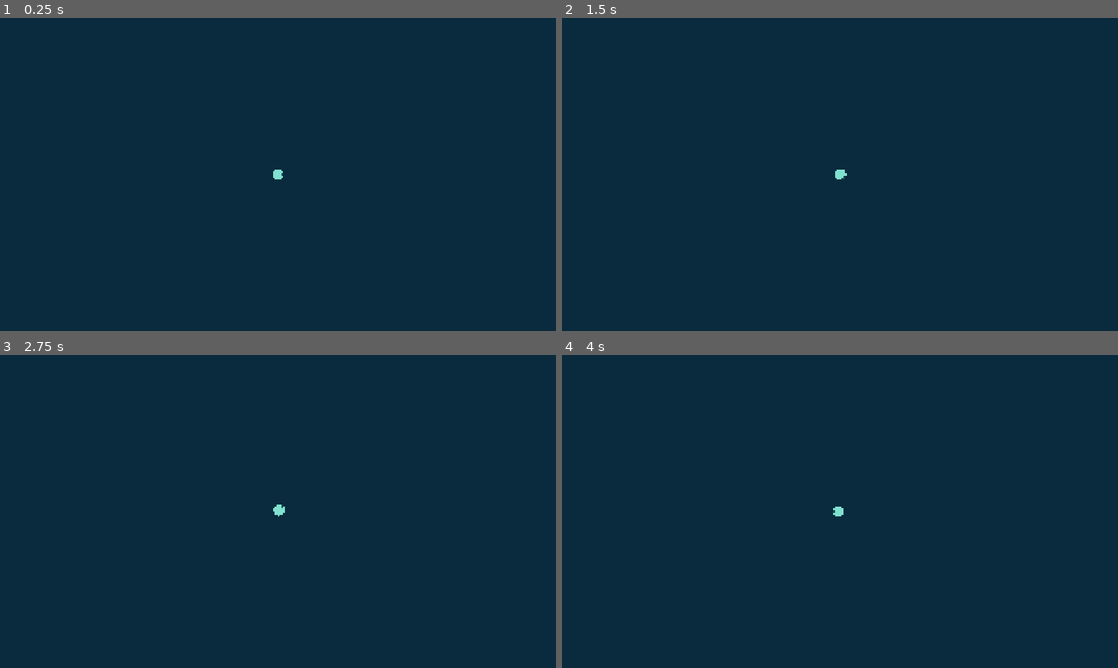
Above: before the commit, frames 1-4 (two rows, left to right).
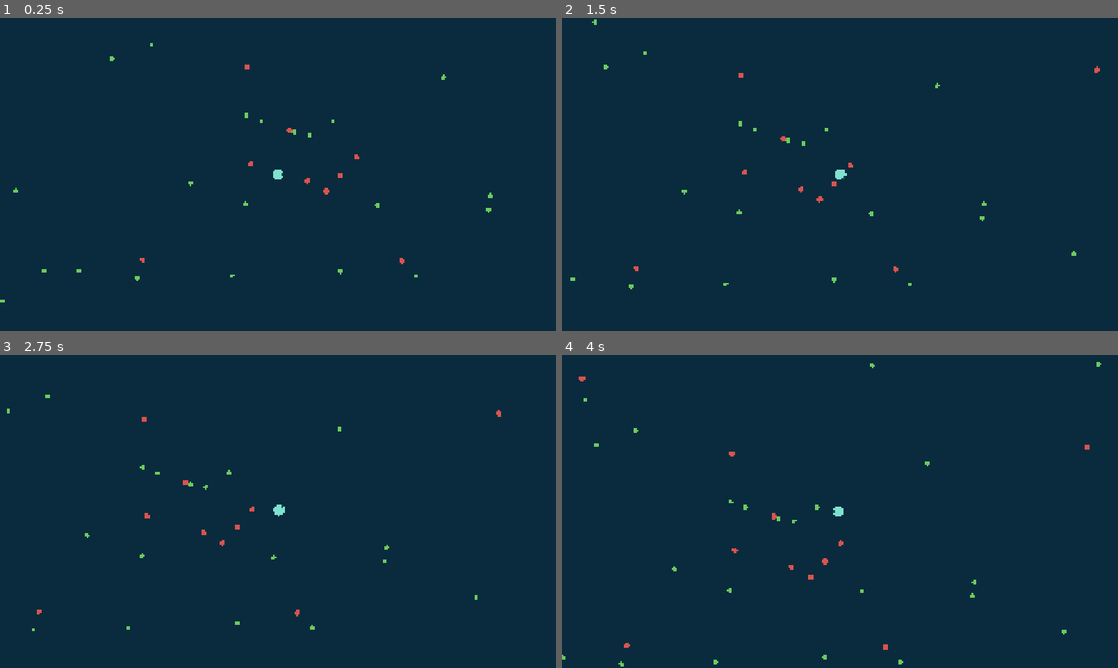
Above: after the commit, the same moments.

Repository: Mayo73/agenthub-backup
Game: Godot game, scene res://scenes/main.tscn
The game is run twice, just before and just after one commit, with the same random seed, the same clock (stepped at 60 frames per second) and the same inputs.
Inputs (mouse positions are in pixels of both pictures, inside the frame that each line leads up to):
- Up to frame 1 (0.25 s): no input
- Up to frame 2 (1.5 s): tap Enter at 0.5 s; move the mouse to (962, 158) at 0.52 s; hold D (rechts) 0.53-1.25 s; tap W (hoch) at 0.6 s; click (962, 158) at 0.67 s; drag from (728, 190) to (812, 237) at 1.27 s
- Up to frame 3 (2.75 s): move the mouse to (333, 442) at 2.02 s; press the mouse at (333, 442) at 2.03 s; hold D (rechts) from 2.03 s (still down)
- Up to frame 4 (4 s): release D (rechts) at 2.75 s; release the mouse at (895, 442) at 2.75 s; drag from (812, 574) to (673, 464) at 2.77 s; move the mouse to (1006, 558) at 3.52 s; hold A (links) from 3.53 s (still down); tap S (runter) at 3.6 s

The runs differ from the first frame. In frame 1, 0.3% of the frame differs, in the area x 0-89%, y 8-91%; in frame 2, 0.3%; in frame 3, 0.3%; in frame 4, 0.4%, in the area x 0-97%, y 2-100%.

Commit message:
T-0088: Nahrung zeichnen und im Spiel fressen
Erstellt vom lokalen Agent (Modell qwen3.5:35b-a3b, Versuch 1 von 5).

Diff:
--- /dev/null
+++ b/scripts/food_view.gd
@@ -0,0 +1,19 @@
+class_name FoodView
+extends Node2D
+## Zeichnet alle Nahrungsstücke eines FoodField (Platzhalter: Kreise).
+
+const PLANT_COLOR := Color(0.42, 0.8, 0.37)
+const MEAT_COLOR := Color(0.85, 0.33, 0.31)
+
+var field: FoodField
+
+
+func _process(_delta: float) -> void:
+	queue_redraw()
+
+
+func _draw() -> void:
+	if field == null:
+		return
+	for item in field.items:
+		draw_circle(item.position, item.radius, PLANT_COLOR if item.kind == Diet.PFLANZE else MEAT_COLOR)
--- a/scripts/main.gd
+++ b/scripts/main.gd
@@ -1,11 +1,16 @@
 extends Node2D
 ## Hauptszene der Zellenphase. Verdrahtet Spielerzelle, Nahrung, KI-Zellen, Kamera und HUD.
 ## Die Logik steckt in RefCounted-Klassen unter scripts/, hier nur Verdrahtung.
+
+const MOUTH_REACH := 4.0
 
 @onready var world: Node2D = $World
 @onready var camera: Camera2D = $Camera
 
 var player: PlayerCell
+var progress := CellProgress.new()
+var food := FoodField.new(7)
+var food_view: FoodView
 
 
 func _ready() -> void:
@@ -14,6 +19,30 @@
 	player.name = "Player"
 	world.add_child(player)
 	camera.zoom = Vector2.ONE * CameraZoom.target_for_radius(player.radius)
+	food.spawn_around(Vector2.ZERO, 60, 60.0, 900.0, 0.3)
+	food_view = FoodView.new()
+	food_view.name = "Food"
+	food_view.field = food
+	world.add_child(food_view)
+	world.move_child(food_view, 0)
+
+
+func _physics_process(_delta: float) -> void:
+	feed_player()
+	refill_food()
+
+
+## Frisst alles, was das Maul der Spielerzelle berührt und zur Ernährung passt.
+func feed_player() -> void:
+	for item in food.take_at(player.mouth_point(), MOUTH_REACH, player.diet):
+		progress.eat(item.value)
+
+
+## Entfernt weit entfernte Nahrung und streut neue um den Spieler, wenn sie knapp wird.
+func refill_food() -> void:
+	food.remove_far(player.position, 1400.0)
+	if food.items.size() < 40:
+		food.spawn_around(player.position, 20, 500.0, 1200.0, 0.3)
 
 
 func _process(delta: float) -> void:
--- a/scripts/player_cell.gd
+++ b/scripts/player_cell.gd
@@ -8,6 +8,7 @@
 var motion := CellMotion.new()
 var radius := 12.0
 var input_enabled := true
+var diet := Diet.PFLANZENFRESSER
 
 
 func _physics_process(delta: float) -> void:
@@ -26,6 +27,10 @@
 	queue_redraw()
 
 
+func mouth_point() -> Vector2:
+	return MouthContact.mouth_point(motion.position, motion.heading, radius)
+
+
 func _draw() -> void:
 	draw_circle(Vector2.ZERO, radius, COLOR)
 	draw_circle(Vector2(radius * 0.8, 0), radius * 0.25, MOUTH_COLOR)
--- a/tests/test_main_wiring.gd
+++ b/tests/test_main_wiring.gd
@@ -31,3 +31,32 @@
 	main.player.radius = 24.0
 	main._process(100.0)
 	check_eq(main.camera.zoom.x, 0.8, "Nach Wachstum auf Radius 24.0 ist Zoom 0.8")
+
+
+func test_nahrung_angelegt() -> void:
+	check_eq(main.food.items.size(), 60, "main.food.items.size() ist 60")
+	check(main.food_view.field == main.food, "main.food_view.field == main.food ist wahr")
+	check_eq(main.food_view.get_index(), 0, "main.food_view.get_index() ist 0")
+
+
+func test_pflanze_fressen() -> void:
+	main.food.items.clear()
+	main.food.add_item(Diet.PFLANZE, main.player.mouth_point())
+	main.feed_player()
+	check_eq(main.progress.dna, 1, "main.progress.dna ist 1")
+	check_eq(main.food.items.size(), 0, "main.food.items.size() ist 0")
+
+
+func test_fleisch_nicht_fressen() -> void:
+	main.food.items.clear()
+	main.food.add_item(Diet.FLEISCH, main.player.mouth_point())
+	main.feed_player()
+	check_eq(main.progress.dna, 0, "main.progress.dna ist 0")
+	check_eq(main.progress.growth, 0, "main.progress.growth ist 0")
+	check_eq(main.food.items.size(), 1, "main.food.items.size() ist 1")
+
+
+func test_nachfuellen() -> void:
+	main.food.items.clear()
+	main.refill_food()
+	check_eq(main.food.items.size(), 20, "main.food.items.size() ist 20")
Not shown, added: scripts/food_view.gd.uid
